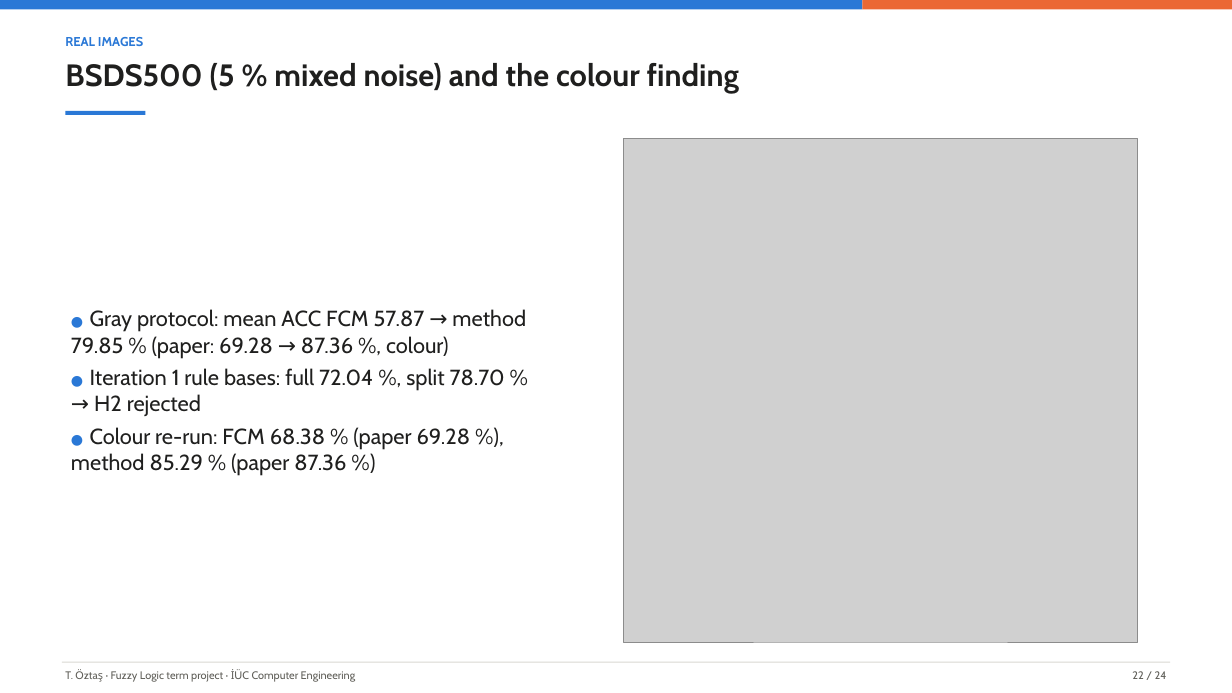
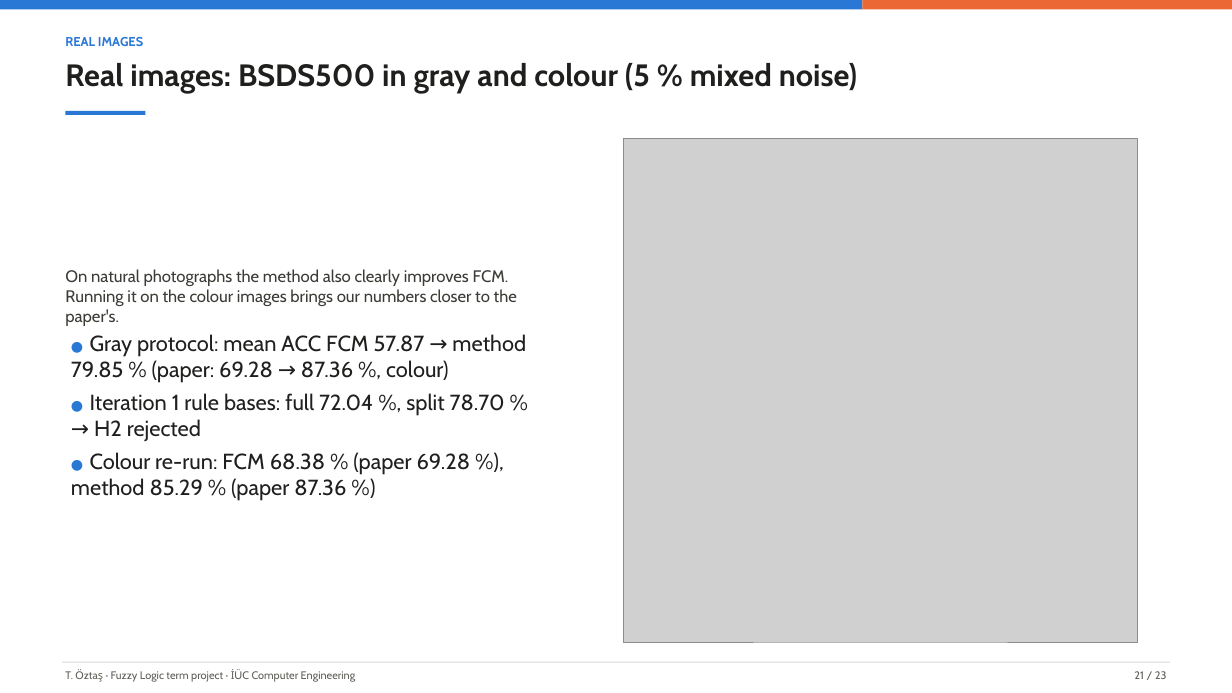
Before and after one commit to tarikoztas/fuzzy-logic-project, a slide deck: slide 21 of presentation/presentation.pptx (slide 22 before the commit). Drawn at 1232x693 pixels with LibreOffice and Linux fonts; fonts in the diff are those of the drawing; grey boxes stand for pictures. Boxes give left, top, right and bottom in pixels: in the first picture for what was removed or moved away, otherwise in the second. Text is boxed around its words. In the diff, an @@ line names an element or a change of style, - is before the commit and + after.

Commit message:
faz9: slides without the demo and the inconsistency slide; short lead text on every content slide (D-048)

```diff
--- a/presentation/presentation.pptx
+++ b/presentation/presentation.pptx
@@ text at bbox=[65, 63, 857, 93]: text changed @@
-BSDS500 (5 % mixed noise) and the colour finding
+Real images: BSDS500 in gray and colour (5 % mixed noise)
@@ text added at bbox=[65, 269, 517, 306], 13 pt, text #3C3B36 @@
+On natural photographs the method also clearly improves FCM. Running it on the colour images brings our numbers closer to the paper's.
@@ text "● Gray protocol: mean ACC ...": place and size @@
-text "● Gray protocol: mean ACC ..." at bbox=[71, 309, 526, 476]
+text "● Gray protocol: mean ACC ..." at bbox=[71, 334, 526, 501]
@@ text "● Gray protocol: mean ACC ..." at bbox=[71, 334, 526, 501]: vertical alignment middle to top @@
@@ text at bbox=[1134, 671, 1167, 679]: text changed @@
-22 / 24
+21 / 23
```
Also in this commit, not shown: 21 other slides changed, 1 slide removed, 12 other files.
